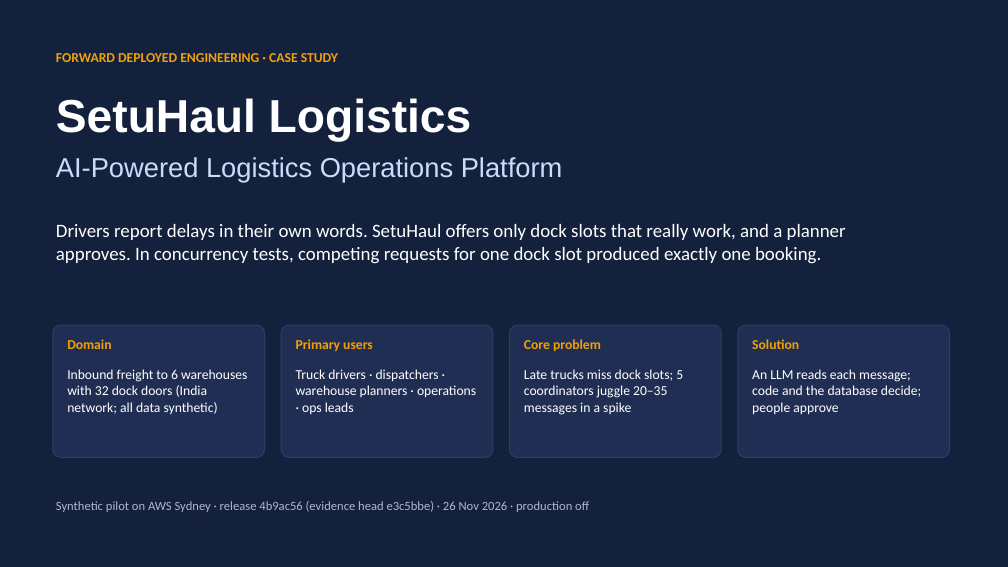
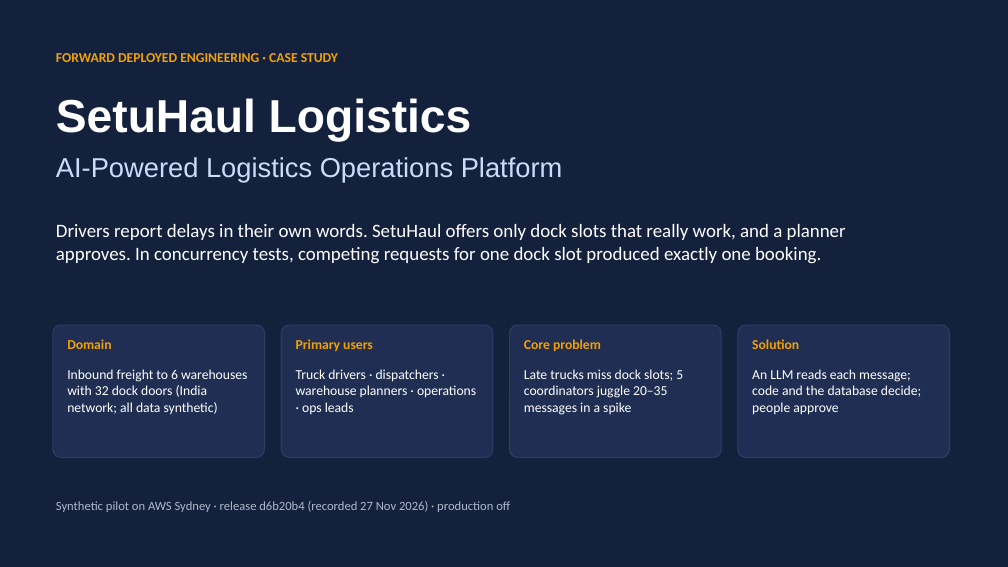
Before and after one commit to amolam/setuhaul-logistics, a slide deck: slide 1 of artifacts/fde-demo/SetuHaul_FDE_Demo.pptx. Drawn at 1008x567 pixels with LibreOffice and Linux fonts; fonts in the diff are those of the drawing. Boxes give left, top, right and bottom in pixels: in the first picture for what was removed or moved away, otherwise in the second. Text is boxed around its words. In the diff, an @@ line names an element or a change of style, - is before the commit and + after.

```diff
--- a/artifacts/fde-demo/SetuHaul_FDE_Demo.pptx
+++ b/artifacts/fde-demo/SetuHaul_FDE_Demo.pptx
@@ text at (56, 501, 510, 512): text changed @@
-Synthetic pilot on AWS Sydney · release 4b9ac56 (evidence head e3c5bbe) · 26 Nov 2026 · production off
+Synthetic pilot on AWS Sydney · release d6b20b4 (recorded 27 Nov 2026) · production off
```
Also in this commit, not shown: 7 other slides changed, 12 other files.
